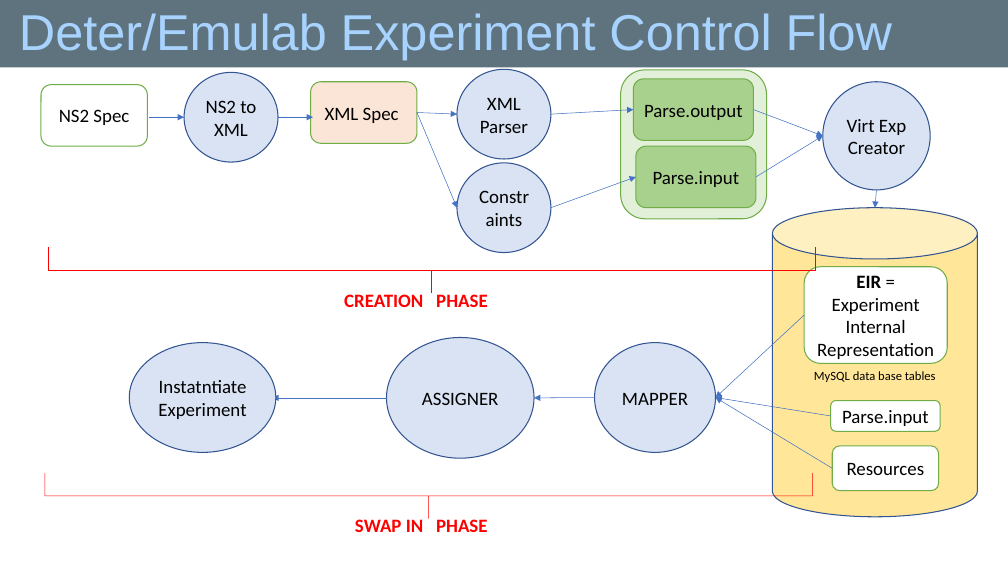
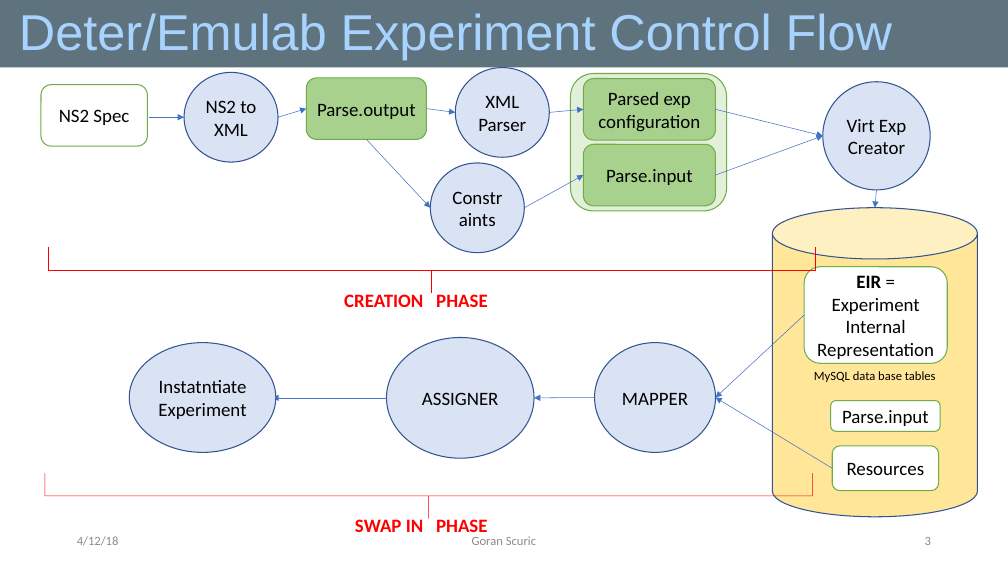
Before and after one commit to igismo/testbedGS, a slide deck: slide 3 of testbedGSArch.pptx. Drawn at 1008x567 pixels with LibreOffice and Linux fonts; fonts in the diff are those of the drawing; background and template pictures are left out. Boxes give left, top, right and bottom in pixels: in the first picture for what was removed or moved away, otherwise in the second. Text is boxed around its words. In the diff, an @@ line names an element or a change of style, - is before the commit and + after.

```diff
--- a/testbedGSArch.pptx
+++ b/testbedGSArch.pptx
@@ rounded rectangle "Parse.output": place and size @@
-rounded rectangle "Parse.output" at bbox=[634, 79, 754, 140]
+rounded rectangle "Parse.output" at bbox=[306, 78, 426, 139]
@@ rounded rectangle removed at bbox=[311, 82, 417, 143] @@
-XML Spec
@@ rounded rectangle: place and size @@
-rounded rectangle at bbox=[621, 70, 767, 219]
+rounded rectangle at bbox=[571, 73, 727, 211]
@@ rounded rectangle added at bbox=[584, 79, 716, 140], fill #A9D18E, outline #70AD47 1 pt, 18 pt, text #000000 @@
+Parsed exp configuration
@@ arrow moved from (278, 117) - (313, 117) to (278, 117) - (306, 109) @@
@@ arrow moved from (417, 113) - (457, 114) to (426, 109) - (455, 113) @@
@@ arrow moved from (551, 114) - (634, 110) to (550, 113) - (584, 110) @@
@@ arrow moved from (754, 110) - (823, 136) to (715, 110) - (823, 136) @@
@@ arrow moved from (417, 113) - (457, 208) to (367, 139) - (430, 208) @@
@@ rounded rectangle "Parse.input": place and size @@
-rounded rectangle "Parse.input" at bbox=[636, 146, 756, 207]
+rounded rectangle "Parse.input" at bbox=[584, 144, 716, 206]
@@ arrow moved from (756, 177) - (823, 136) to (715, 175) - (823, 136) @@
@@ ellipse "Constraints": place and size @@
-ellipse "Constraints" at bbox=[457, 163, 551, 253]
+ellipse "Constraints" at bbox=[430, 163, 524, 253]
@@ arrow moved from (551, 208) - (636, 177) to (525, 208) - (584, 175) @@
@@ arrow removed from (831, 416) to (715, 398) @@
@@ text added at bbox=[77, 536, 119, 546], 12 pt, text #8C8C8C @@
+4/12/18
@@ text added at bbox=[472, 536, 536, 545], 12 pt, text #8C8C8C @@
+Goran Scuric
@@ page number added at bbox=[925, 537, 931, 545], 12 pt, text #8C8C8C @@
+3
```
Also in this commit, not shown: 12 other slides changed.
